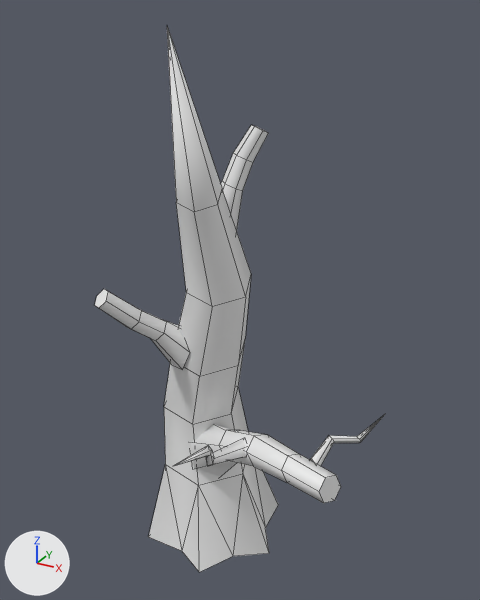
The FBX model Assets/Art Assets/Toon_Level_Kit/TLK-Medias/Models/Tree/Tree01.FBX: old version first, new version second.
Rendered twice from a camera (50 mm lens) standing at (31.8, -51.7, 54.6) and looking at (4.5, -2.1, 29.8). Every picture has the same lights, and +X, +Y and +Z are marked at lower left. Mesh edges are drawn as thin lines. Materials are left out; every surface is plain grey.

The first picture shows 'Tree01'.
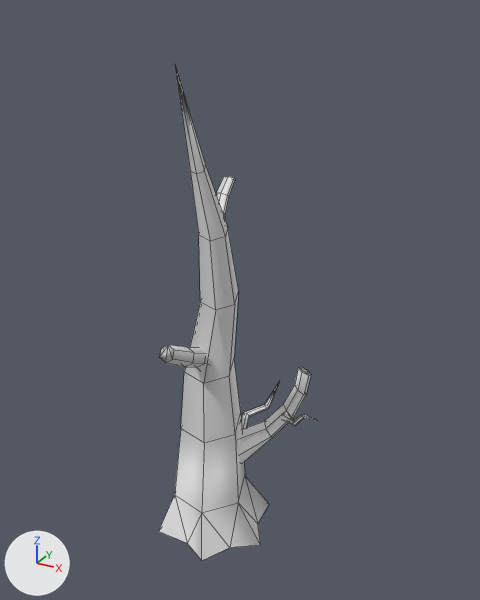
Commit message: New Trees

Where the change shows, as pixel boxes (x1, y1, x2, y2) in the pictures (480 x 600 px; the box of a moved part takes in the faces that stretch with it):
'Tree01', reshaped (45% narrower, 9% shorter)
    before: (95, 27, 384, 572)
    after: (159, 66, 317, 560)
part 1 of me_mesh, moved or reshaped
    before: (310, 415, 384, 466)
    after: (241, 382, 279, 429)
part 2 of me_mesh, moved or reshaped
    before: (174, 439, 247, 466)
    after: (282, 414, 317, 426)
part 3 of me_mesh, rebuilt (15% narrower, 9% shorter)
    before: (148, 27, 278, 572)
    after: (159, 66, 269, 560)
part 4 of me_mesh, added
    after: (239, 367, 311, 463)
part 5 of me_mesh, added
    after: (159, 345, 206, 371)
part 6 of me_mesh, added
    after: (216, 176, 235, 218)
part 7 of me_mesh, deleted
    before: (190, 424, 341, 503)
part 8 of me_mesh, deleted
    before: (95, 289, 190, 370)
part 9 of me_mesh, deleted
    before: (221, 125, 269, 230)

Diff of the bpy script that builds the scene:
```diff
--- a/Assets/Art Assets/Toon_Level_Kit/TLK-Medias/Models/Tree/Tree01.FBX.py
+++ b/Assets/Art Assets/Toon_Level_Kit/TLK-Medias/Models/Tree/Tree01.FBX.py
@@ me_mesh @@
 # used by ob_tree01; location = (0.0, 0.0, 0.0)
-me_mesh.from_pydata(...)  # 153 vertices, 141 faces; spans x -7.9..18.7, y -18.2..7.8, z -0.1..53.6
+me_mesh.from_pydata(...)  # 159 vertices, 156 faces; spans x -6.7..10.7, y -8.7..12.1, z 0.3..50.9
+# me_mesh part 1: the loose piece of 16 vertices spanning x 14.5..18.7, y -8.9..-0.5, z 18.4..21.0 is multiplied about its middle by the matrix ((0.879, -0.188, -0.437), (0.147, 0.981, -0.126), (0.453, 0.047, 0.89)), then moved by (-14.9, 12.5, -8.7)
+# me_mesh part 2: the loose piece of 16 vertices spanning x 6.7..9.0, y -18.2..-7.5, z 17.8..23.0 is turned 67.5 degrees about the z axis through its middle and scaled by 0.534, then moved by (0.2, 17.5, -6.5)
+# me_mesh part 3: the loose piece of 43 vertices spanning x -7.9..7.7, y -11.0..7.8, z -0.1..53.6 is rebuilt with 49 vertices and now spans x -6.7..6.5, y -8.7..6.7, z 0.3..50.9
+# me_mesh part 4: a new loose piece of 30 vertices spanning x -1.2..7.8, y 0.3..8.8, z 7.3..18.5
+# me_mesh part 5: a new loose piece of 24 vertices spanning x -1.3..2.2, y -8.6..-0.3, z 19.6..26.7
+# me_mesh part 6: a new loose piece of 24 vertices spanning x 1.3..3.2, y -3.4..0.9, z 34.9..40.7
+# me_mesh part 7: the loose piece of 30 vertices spanning x -0.8..17.6, y -11.0..0.4, z 8.6..20.2 is deleted
+# me_mesh part 8
+# 24 vertices are removed from x -5.8..0.7, y -11.1..-2.0, z 22.3..31.8
+# 19 faces are deleted
+# me_mesh part 9
+# 24 vertices are removed from x 1.5..6.1, y -3.7..0.6, z 35.9..45.5
+# 19 faces are deleted
+# me_mesh part 10: the surface is now shaded smooth
```
